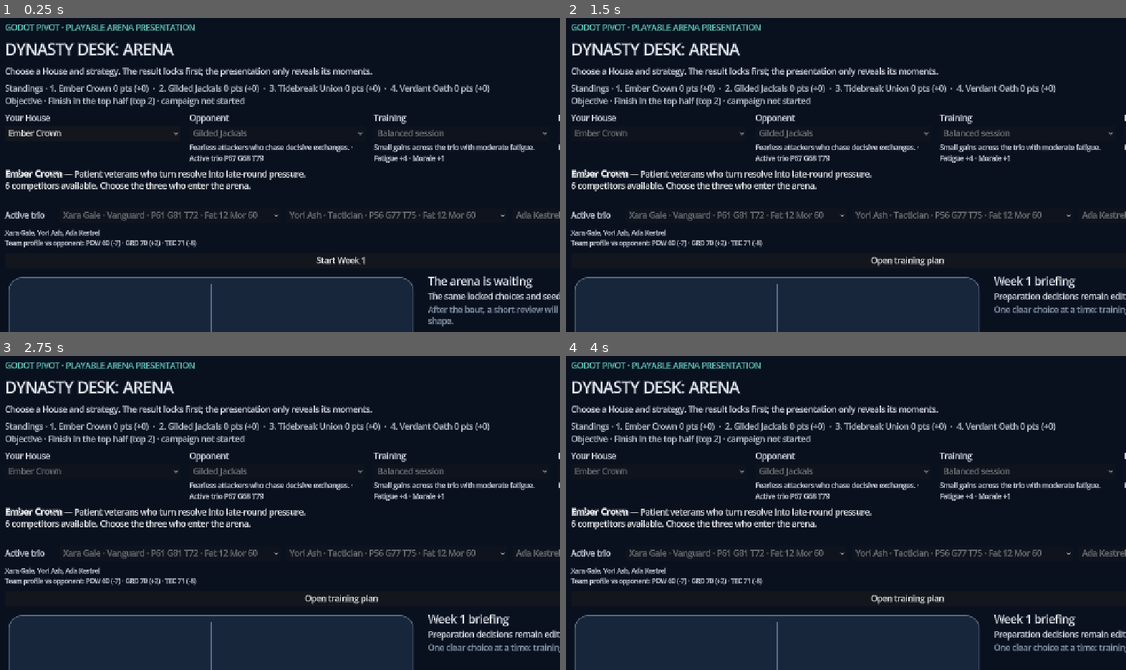
Above: before the commit, frames 1-4 (two rows, left to right).
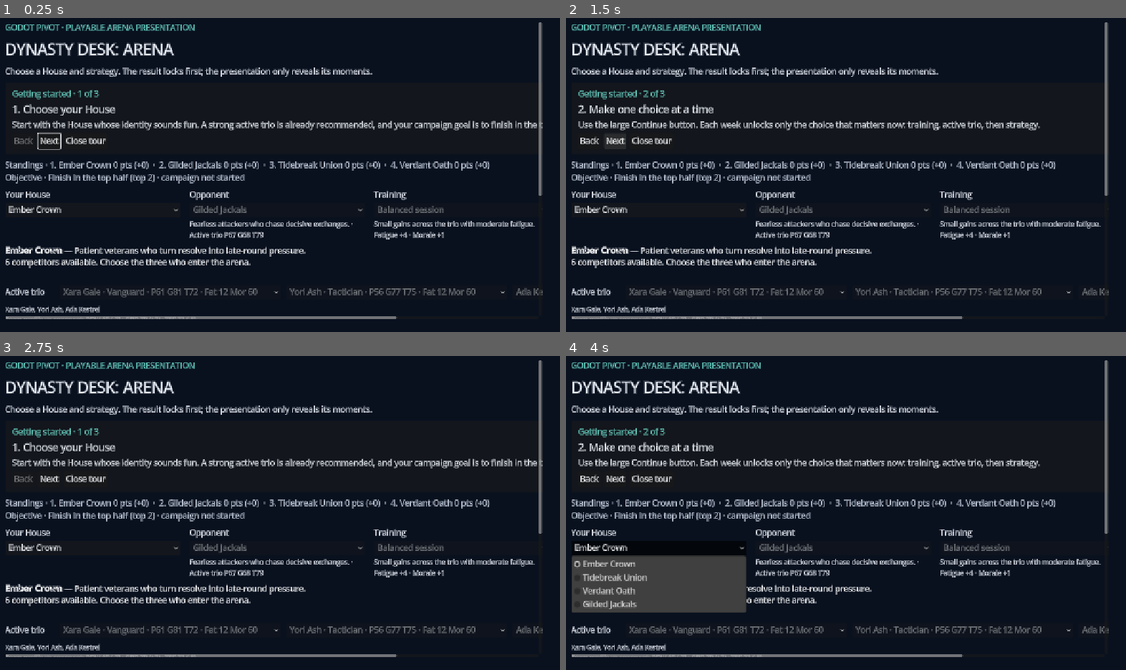
Above: after the commit, the same moments.

Repository: MightyOwl1484/dynasty-desk
Game: Godot game, scene res://main.tscn
Two runs of this game, one before a commit and one after it. Both use one fixed random seed, a clock stepped at 60 frames per second and the inputs below.
Inputs (mouse positions are in pixels of both pictures, inside the frame that each line leads up to):
- Up to frame 1 (0.25 s): no input
- Up to frame 2 (1.5 s): click (907, 259) at 0.5 s, where only the run before the commit has a clickable "Start Week 1"; click (616, 140) at 1.25 s, where only the run after the commit has a clickable "Next"
- Up to frame 3 (2.75 s): click (22, 478) at 2 s, where only the run after the commit has a clickable "Back"
- Up to frame 4 (4 s): click (616, 478) at 2.75 s, where only the run after the commit has a clickable "Next"; click (661, 547) at 3.5 s, where only the run after the commit has a clickable "Ember Crown"

The runs differ from the first frame. In frame 1, 28% of the frame differs, in the area x 0-100%, y 1-100%; in frame 2, 27%; in frame 3, 27%; in frame 4, 31%.

Commit message:
Add a first-run guided tour

Diff:
--- /dev/null
+++ b/game/src/application/onboarding_guide.gd
@@ -0,0 +1,33 @@
+class_name OnboardingGuide
+extends RefCounted
+
+const STEPS: Array[Dictionary] = [
+	{
+		"title": "1. Choose your House",
+		"body": "Start with the House whose identity sounds fun. A strong active trio is already recommended, and your campaign goal is to finish in the top half.",
+		"focus": "house"
+	},
+	{
+		"title": "2. Make one choice at a time",
+		"body": "Use the large Continue button. Each week unlocks only the choice that matters now: training, active trio, then strategy.",
+		"focus": "advance"
+	},
+	{
+		"title": "3. Experience the bout your way",
+		"body": "The result locks before presentation. Play, speed up, skip, reduce motion, or use text only; every path reveals the same outcome. Closing the week saves automatically.",
+		"focus": "play"
+	}
+]
+
+
+static func count() -> int:
+	return STEPS.size()
+
+
+static func step(step_index: int) -> Dictionary:
+	assert(step_index >= 0 and step_index < STEPS.size(), "Tour step is out of range")
+	return STEPS[step_index].duplicate(true)
+
+
+static func progress_text(step_index: int) -> String:
+	return "Getting started · %d of %d" % [step_index + 1, STEPS.size()]
--- a/game/src/main.gd
+++ b/game/src/main.gd
@@ -7,6 +7,7 @@
 const ArenaViewScript = preload("res://src/presentation/arena_view.gd")
 const WeeklyCycleScript = preload("res://src/application/weekly_cycle.gd")
 const LineupSelectorScript = preload("res://src/application/lineup_selector.gd")
+const OnboardingGuideScript = preload("res://src/application/onboarding_guide.gd")
 const SeasonScheduleScript = preload("res://src/domain/season_schedule.gd")
 const SeasonStateScript = preload("res://src/application/season_state.gd")
 const LocalSaveStoreScript = preload("res://src/persistence/local_save_store.gd")
@@ -48,6 +49,13 @@
 var _replay_button: Button
 var _advance_button: Button
 var _reset_button: Button
+var _tour_panel: PanelContainer
+var _tour_progress: Label
+var _tour_title: Label
+var _tour_body: Label
+var _tour_back_button: Button
+var _tour_next_button: Button
+var _tour_step_index: int = 0
 var _reduced_motion: CheckButton
 var _text_only: CheckButton
 var _presentation_timer: Timer
@@ -65,6 +73,8 @@
 	_restore_career()
 	_render_standings()
 	_sync_week_controls()
+	if _career_house.is_empty():
+		_open_tour()
 
 
 func _build_theme() -> void:
@@ -92,9 +102,14 @@
 	margin.add_theme_constant_override("margin_bottom", 28)
 	add_child(margin)
 
+	var scroll := ScrollContainer.new()
+	scroll.size_flags_horizontal = Control.SIZE_EXPAND_FILL
+	scroll.size_flags_vertical = Control.SIZE_EXPAND_FILL
+	margin.add_child(scroll)
 	var page := VBoxContainer.new()
 	page.add_theme_constant_override("separation", 12)
-	margin.add_child(page)
+	page.size_flags_horizontal = Control.SIZE_EXPAND_FILL
+	scroll.add_child(page)
 
 	var eyebrow := Label.new()
 	eyebrow.text = "GODOT PIVOT · PLAYABLE ARENA PRESENTATION"
@@ -110,6 +125,7 @@
 	introduction.text = "Choose a House and strategy. The result locks first; the presentation only reveals its moments."
 	introduction.autowrap_mode = TextServer.AUTOWRAP_WORD_SMART
 	page.add_child(introduction)
+	_build_guided_tour(page)
 
 	_standings_label = Label.new()
 	_standings_label.autowrap_mode = TextServer.AUTOWRAP_WORD_SMART
@@ -147,6 +163,11 @@
 	_reset_button.accessibility_name = "Erase the local career and start again"
 	_reset_button.pressed.connect(_reset_career)
 	week_actions.add_child(_reset_button)
+	var help_button := Button.new()
+	help_button.text = "How to play"
+	help_button.accessibility_name = "Open the getting started tour"
+	help_button.pressed.connect(_open_tour)
+	week_actions.add_child(help_button)
 
 	var match_area := HBoxContainer.new()
 	match_area.add_theme_constant_override("separation", 24)
@@ -159,6 +180,81 @@
 	_presentation_timer.one_shot = false
 	_presentation_timer.timeout.connect(_reveal_next_event)
 	add_child(_presentation_timer)
+
+
+func _build_guided_tour(parent: VBoxContainer) -> void:
+	_tour_panel = PanelContainer.new()
+	_tour_panel.visible = false
+	_tour_panel.accessibility_name = "Getting started guided tour"
+	parent.add_child(_tour_panel)
+	var margin := MarginContainer.new()
+	margin.add_theme_constant_override("margin_left", 16)
+	margin.add_theme_constant_override("margin_right", 16)
+	margin.add_theme_constant_override("margin_top", 12)
+	margin.add_theme_constant_override("margin_bottom", 12)
+	_tour_panel.add_child(margin)
+	var content := VBoxContainer.new()
+	content.add_theme_constant_override("separation", 6)
+	margin.add_child(content)
+	_tour_progress = Label.new()
+	_tour_progress.add_theme_color_override("font_color", Color("69d3c5"))
+	content.add_child(_tour_progress)
+	_tour_title = Label.new()
+	_tour_title.add_theme_font_size_override("font_size", 22)
+	content.add_child(_tour_title)
+	_tour_body = Label.new()
+	_tour_body.autowrap_mode = TextServer.AUTOWRAP_WORD_SMART
+	_tour_body.accessibility_live = AccessibilityServer.LIVE_POLITE
+	content.add_child(_tour_body)
+	var actions := HBoxContainer.new()
+	actions.add_theme_constant_override("separation", 8)
+	content.add_child(actions)
+	_tour_back_button = Button.new()
+	_tour_back_button.text = "Back"
+	_tour_back_button.pressed.connect(_tour_previous)
+	actions.add_child(_tour_back_button)
+	_tour_next_button = Button.new()
+	_tour_next_button.text = "Next"
+	_tour_next_button.pressed.connect(_tour_next)
+	actions.add_child(_tour_next_button)
+	var close_button := Button.new()
+	close_button.text = "Close tour"
+	close_button.pressed.connect(_close_tour)
+	actions.add_child(close_button)
+
+
+func _open_tour() -> void:
+	_tour_step_index = 0
+	_tour_panel.visible = true
+	_render_tour_step()
+	_tour_next_button.grab_focus()
+
+
+func _close_tour() -> void:
+	_tour_panel.visible = false
+	_house_picker.grab_focus()
+
+
+func _tour_previous() -> void:
+	_tour_step_index = maxi(0, _tour_step_index - 1)
+	_render_tour_step()
+
+
+func _tour_next() -> void:
+	if _tour_step_index >= OnboardingGuideScript.count() - 1:
+		_close_tour()
+		return
+	_tour_step_index += 1
+	_render_tour_step()
+
+
+func _render_tour_step() -> void:
+	var tour_step := OnboardingGuideScript.step(_tour_step_index)
+	_tour_progress.text = OnboardingGuideScript.progress_text(_tour_step_index)
+	_tour_title.text = tour_step["title"]
+	_tour_body.text = tour_step["body"]
+	_tour_back_button.disabled = _tour_step_index == 0
+	_tour_next_button.text = "Start choosing" if _tour_step_index == OnboardingGuideScript.count() - 1 else "Next"
 
 
 func _build_house_picker(parent: HBoxContainer) -> void:
@@ -543,6 +639,7 @@
 	if not loaded["ok"]:
 		return
 	var career: Dictionary = loaded["envelope"]["career"]
+	_tour_panel.visible = false
 	_career_house = career["house"].duplicate(true)
 	if _career_house.get("color") is String:
 		_career_house["color"] = Color(_career_house["color"])
@@ -594,6 +691,7 @@
 	_arena_view.reset_view()
 	_set_presentation_controls_enabled(false)
 	_sync_week_controls()
+	_open_tour()
 
 
 func _sync_week_controls() -> void:
--- a/game/tests/run_tests.gd
+++ b/game/tests/run_tests.gd
@@ -6,6 +6,7 @@
 const BoutAnalysisScript = preload("res://src/simulation/bout_analysis.gd")
 const WeeklyCycleScript = preload("res://src/application/weekly_cycle.gd")
 const LineupSelectorScript = preload("res://src/application/lineup_selector.gd")
+const OnboardingGuideScript = preload("res://src/application/onboarding_guide.gd")
 const SeasonScheduleScript = preload("res://src/domain/season_schedule.gd")
 const SeasonStateScript = preload("res://src/application/season_state.gd")
 const LocalSaveStoreScript = preload("res://src/persistence/local_save_store.gd")
@@ -27,13 +28,14 @@
 	_test_bout_analysis_explains_locked_result()
 	_test_weekly_cycle_connects_management_decisions()
 	_test_lineup_recommendation_uses_readiness()
+	_test_onboarding_guide_sets_clear_expectations()
 	_test_round_robin_schedule_connects_three_weeks()
 	_test_season_standings_resolve_every_fixture()
 	_test_completed_season_review()
 	_test_versioned_local_save_envelope()
 
 	if _failures == 0:
-		print("PASS: 13 arena content, simulation, presentation, analysis, management, season, and persistence tests")
+		print("PASS: 14 arena content, simulation, presentation, onboarding, management, season, and persistence tests")
 	else:
 		push_error("FAIL: %d arena simulation assertions" % _failures)
 	quit(_failures)
@@ -178,6 +180,16 @@
 	_expect(houses[0] == original, "lineup recommendation does not mutate source content")
 
 
+func _test_onboarding_guide_sets_clear_expectations() -> void:
+	_expect(OnboardingGuideScript.count() == 3, "first-run tour stays short")
+	var steps: Array[Dictionary] = []
+	for step_index in range(OnboardingGuideScript.count()):
+		steps.append(OnboardingGuideScript.step(step_index))
+	_expect(steps.all(func(tour_step: Dictionary) -> bool: return not str(tour_step["title"]).is_empty() and not str(tour_step["body"]).is_empty()), "every tour step has a readable title and explanation")
+	_expect(steps[0]["body"].contains("recommended") and steps[-1]["body"].contains("saves automatically"), "tour explains helpful defaults and automatic persistence")
+	_expect(OnboardingGuideScript.progress_text(1) == "Getting started · 2 of 3", "tour exposes concise progress")
+
+
 func _test_season_standings_resolve_every_fixture() -> void:
 	var houses := PrototypeLeagueScript.create_houses()
 	var schedule := SeasonScheduleScript.create(houses)
Not shown, added: game/src/application/onboarding_guide.gd.uid
Not shown, changed: README.md
Not shown, changed: docs/GAMEPLAY_REVIEW.md
Not shown, changed: docs/ROADMAP.md
Not shown, changed: scripts/check-godot-scaffold.mjs
